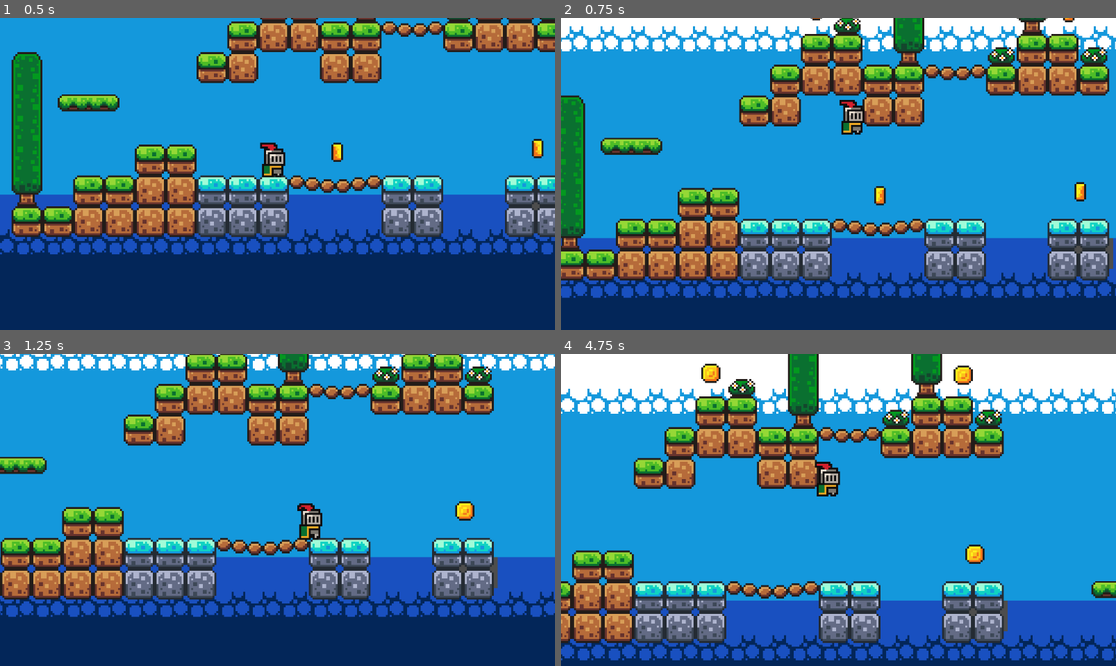
Above: before the commit, frames 1-4 (two rows, left to right).
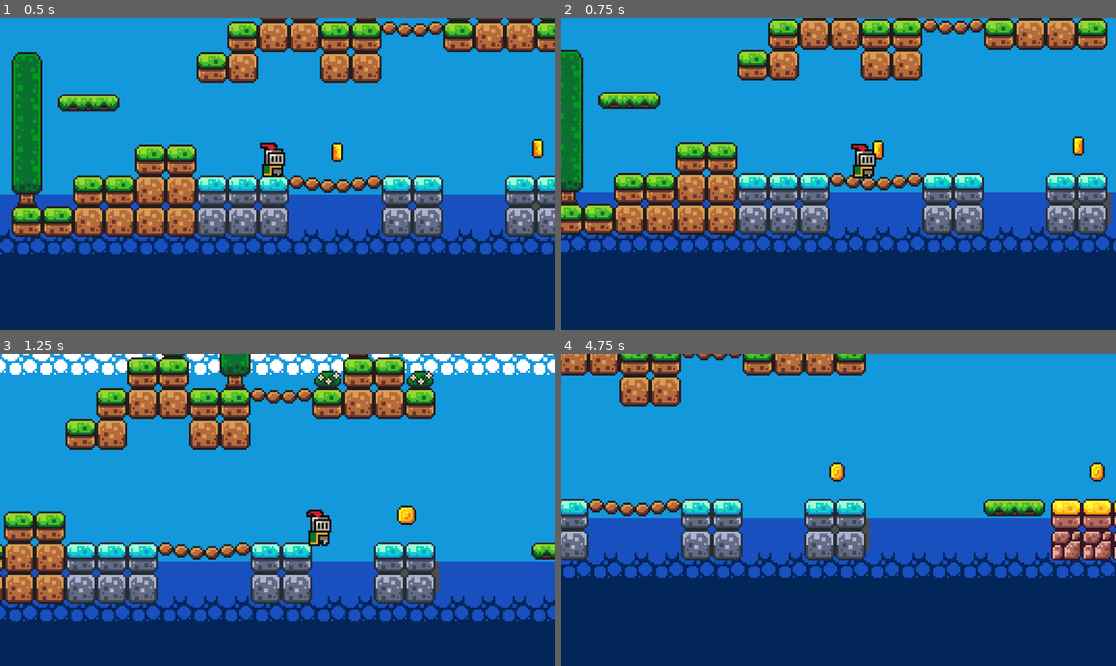
Above: after the commit, the same moments.

Repository: RockinPaul/brackeys_platformer
Game: Godot game, scene res://scenes/game.tscn
Same seed, same stepped clock (60 frames per second), same inputs: the game is played once before the commit and once after it.
Inputs:
- Up to frame 1 (0.5 s): no input
- Up to frame 2 (0.75 s): tap Enter (ui_accept) at 0.5, 0.6 s; hold Right (ui_right) from 0.53 s (still down)
- Up to frame 3 (1.25 s): keep holding Right (ui_right); tap Space (jump, bound only after the commit) at 0.77, 0.8, 1.07 s
- Up to frame 4 (4.75 s): tap Space (jump, bound only after the commit) at 1.35, 1.52, 1.82, 2.3, 3.02, 3.32, 3.6, 3.77, 4.07, 4.52 s; tap Enter (ui_accept) at 1.55, 2.1, 2.85, 4.35 s; release Right (ui_right) at 2.03 s; hold Left (ui_left) 2.03-2.78 s; hold Right (ui_right) 2.78-4.28 s; hold Left (ui_left) from 4.28 s (still down)

Frame 1 is identical in both runs. In frame 2, 58% of the frame differs, in the area x 0-100%, y 0-90%; in frame 3, 41%; in frame 4, 73%, in the area x 0-100%, y 0-99%.

Commit message:
feat: implement custom input mapping for player movement and jump actions

Diff:
--- a/project.godot
+++ b/project.godot
@@ -15,6 +15,26 @@
 config/features=PackedStringArray("4.4", "GL Compatibility")
 config/icon="res://icon.svg"
 
+[input]
+
+jump={
+"deadzone": 0.2,
+"events": [Object(InputEventKey,"resource_local_to_scene":false,"resource_name":"","device":-1,"window_id":0,"alt_pressed":false,"shift_pressed":false,"ctrl_pressed":false,"meta_pressed":false,"pressed":false,"keycode":0,"physical_keycode":32,"key_label":0,"unicode":32,"location":0,"echo":false,"script":null)
+]
+}
+move_left={
+"deadzone": 0.2,
+"events": [Object(InputEventKey,"resource_local_to_scene":false,"resource_name":"","device":-1,"window_id":0,"alt_pressed":false,"shift_pressed":false,"ctrl_pressed":false,"meta_pressed":false,"pressed":false,"keycode":0,"physical_keycode":4194319,"key_label":0,"unicode":0,"location":0,"echo":false,"script":null)
+, Object(InputEventKey,"resource_local_to_scene":false,"resource_name":"","device":-1,"window_id":0,"alt_pressed":false,"shift_pressed":false,"ctrl_pressed":false,"meta_pressed":false,"pressed":false,"keycode":0,"physical_keycode":65,"key_label":0,"unicode":97,"location":0,"echo":false,"script":null)
+]
+}
+move_right={
+"deadzone": 0.2,
+"events": [Object(InputEventKey,"resource_local_to_scene":false,"resource_name":"","device":-1,"window_id":0,"alt_pressed":false,"shift_pressed":false,"ctrl_pressed":false,"meta_pressed":false,"pressed":false,"keycode":0,"physical_keycode":4194321,"key_label":0,"unicode":0,"location":0,"echo":false,"script":null)
+, Object(InputEventKey,"resource_local_to_scene":false,"resource_name":"","device":-1,"window_id":0,"alt_pressed":false,"shift_pressed":false,"ctrl_pressed":false,"meta_pressed":false,"pressed":false,"keycode":0,"physical_keycode":68,"key_label":0,"unicode":100,"location":0,"echo":false,"script":null)
+]
+}
+
 [rendering]
 
 textures/canvas_textures/default_texture_filter=0
--- a/scripts/player.gd
+++ b/scripts/player.gd
@@ -11,12 +11,12 @@
 		velocity += get_gravity() * delta
 
 	# Handle jump.
-	if Input.is_action_just_pressed("ui_accept") and is_on_floor():
+	if Input.is_action_just_pressed("jump") and is_on_floor():
 		velocity.y = JUMP_VELOCITY
 
 	# Get the input direction and handle the movement/deceleration.
 	# As good practice, you should replace UI actions with custom gameplay actions.
-	var direction := Input.get_axis("ui_left", "ui_right")
+	var direction := Input.get_axis("move_left", "move_right")
 	if direction:
 		velocity.x = direction * SPEED
 	else:
